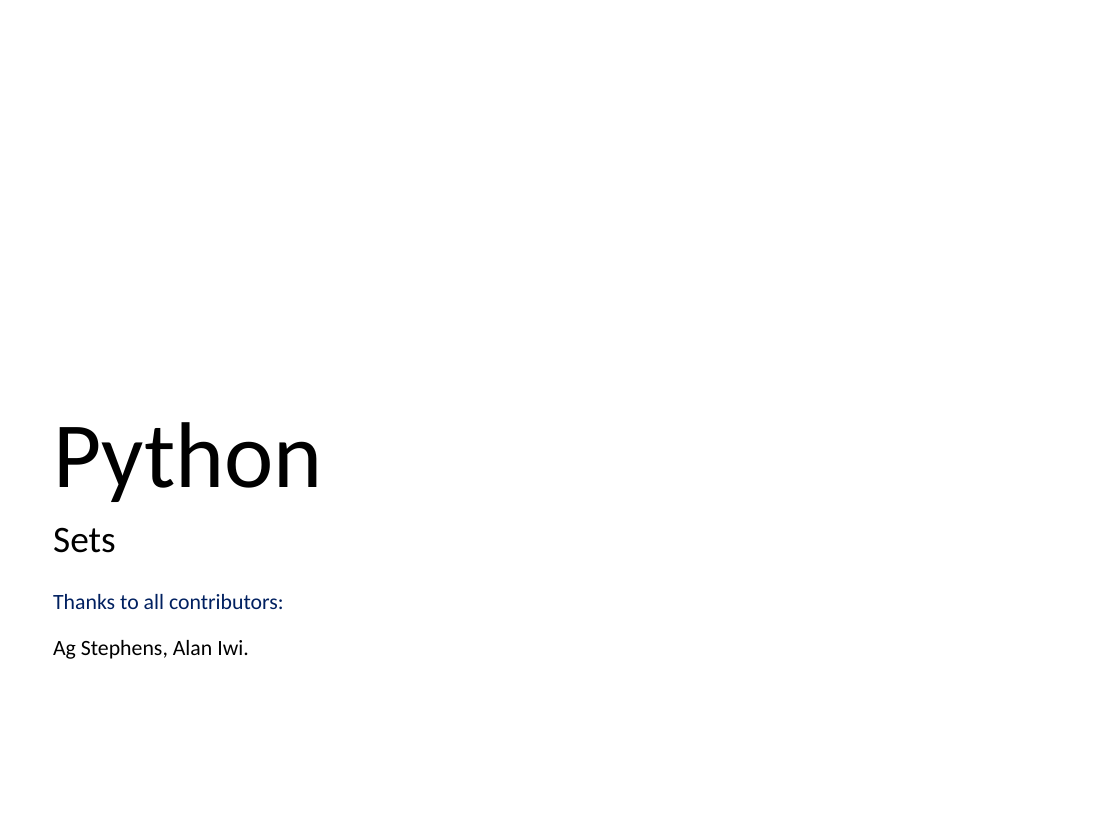
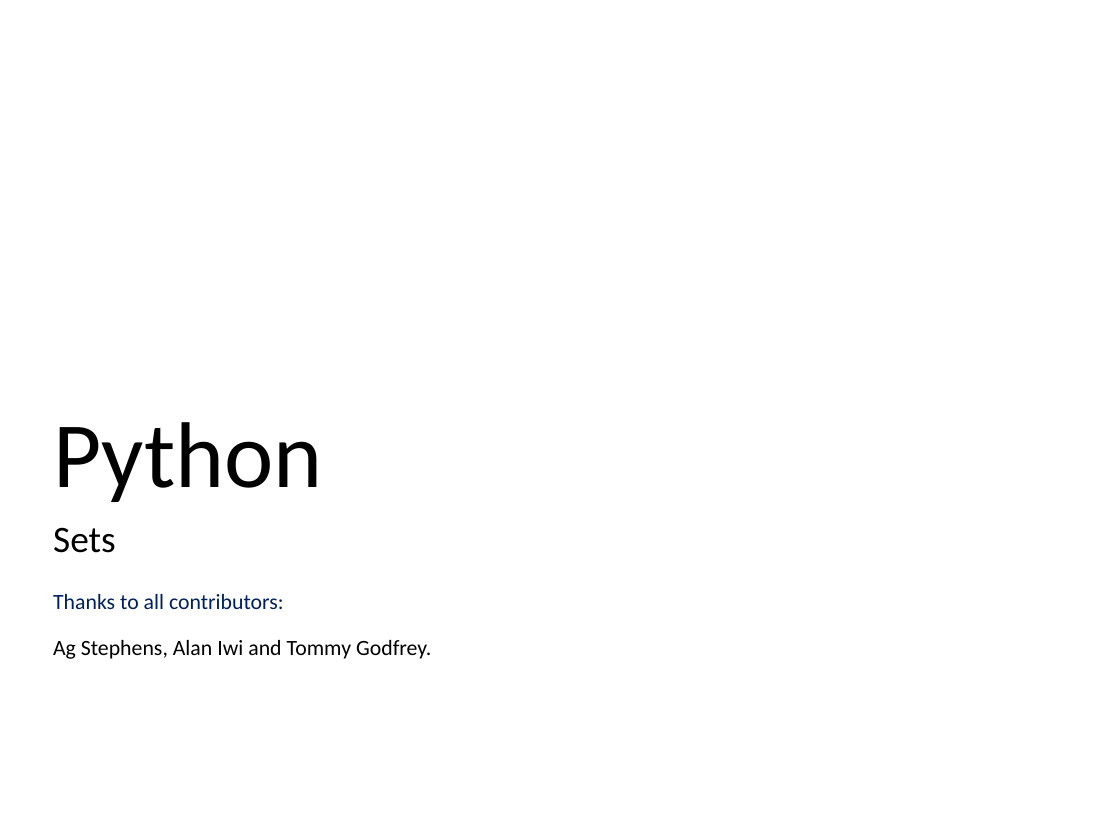
Before and after one commit to ncasuk/ncas-isc, a slide deck: slide 1 of python/presentations/learning_python/18_ceda-sets.pptx. Drawn at 1120x840 pixels with LibreOffice and Linux fonts; fonts in the diff are those of the drawing; background and template pictures are left out. Boxes give left, top, right and bottom in pixels: in the first picture for what was removed or moved away, otherwise in the second. Text is boxed around its words. In the diff, an @@ line names an element or a change of style, - is before the commit and + after.

Commit message:
Added name to all Python slides

```diff
--- a/python/presentations/learning_python/18_ceda-sets.pptx
+++ b/python/presentations/learning_python/18_ceda-sets.pptx
@@ text at <box>53,640,431,659</box>: text changed @@
-Ag Stephens, Alan Iwi.
+Ag Stephens, Alan Iwi and Tommy Godfrey.
```
Also in this commit, not shown: 15 other files.
